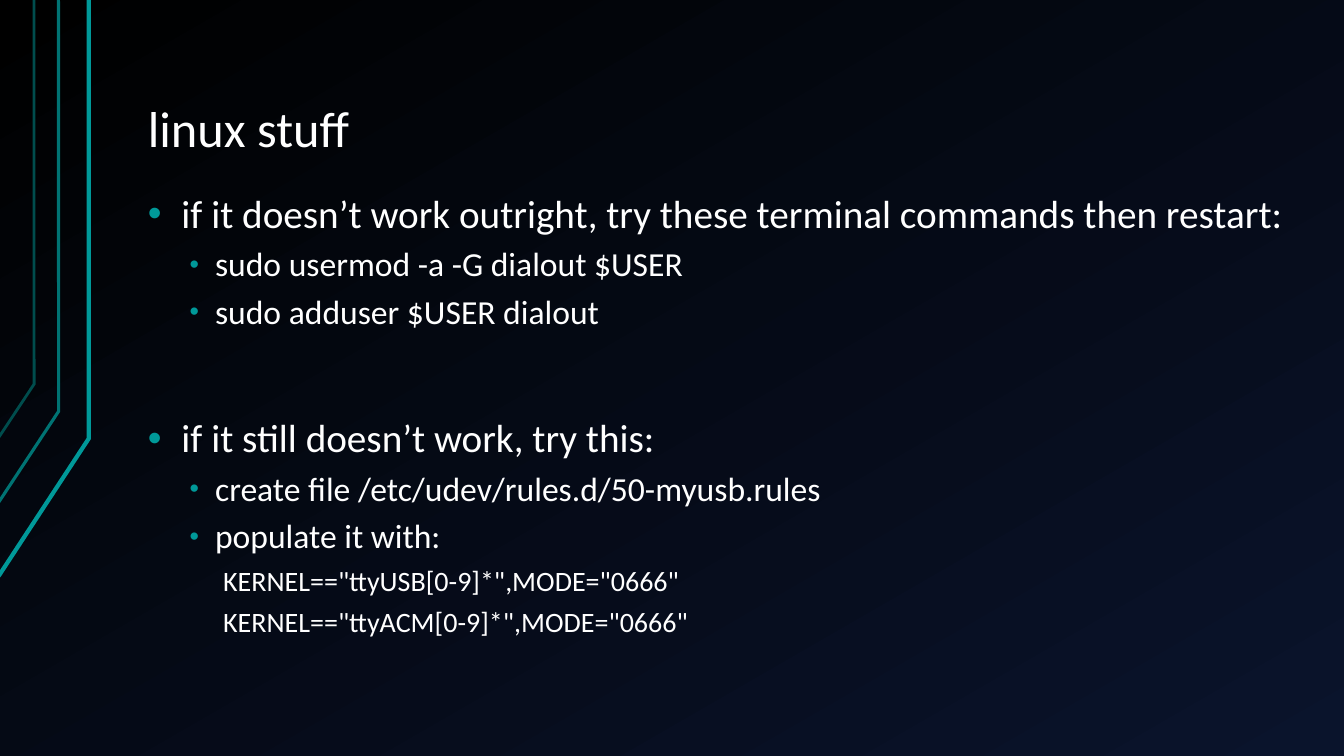
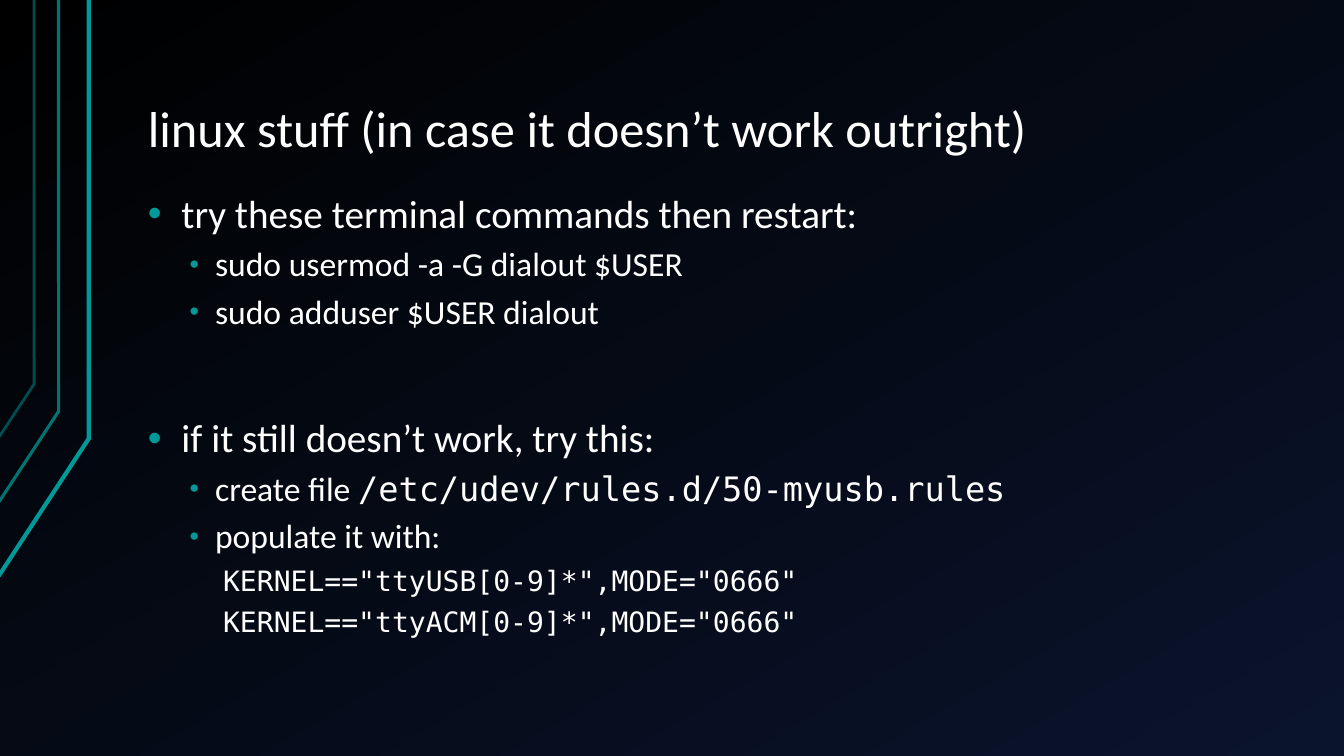
Before and after one commit to jegasus/m8-tracker-workshop, a slide deck: slide 7 of slides_v1.odp. Drawn at 1344x756 pixels with LibreOffice and Linux fonts; fonts in the diff are those of the drawing. Boxes give left, top, right and bottom in pixels: in the first picture for what was removed or moved away, otherwise in the second. Text is boxed around its words. In the diff, an @@ line names an element or a change of style, - is before the commit and + after.

```diff
--- a/slides_v1.odp
+++ b/slides_v1.odp
@@ title at (x1=148, y1=110, x2=1026, y2=156): text changed @@
-linux stuff
+linux stuff (in case it doesn’t work outright)
@@ text at (x1=181, y1=200, x2=857, y2=235): text changed @@
-• if it doesn’t work outright, try these terminal commands then restart:
+• try these terminal commands then restart:
@@ text at (x1=215, y1=475, x2=1005, y2=638): font Calibri to DejaVu Sans Mono in "/etc/udev/rules.d/50-myusb.rules", "KERNEL=="ttyUSB[0-9]*",MODE="0666"", "KERNEL=="ttyACM[0-9]*",MODE="0666"" @@
```
Also in this commit, not shown: 6 other slides changed, 6 slides added, 2 slides removed, 1 other file.
